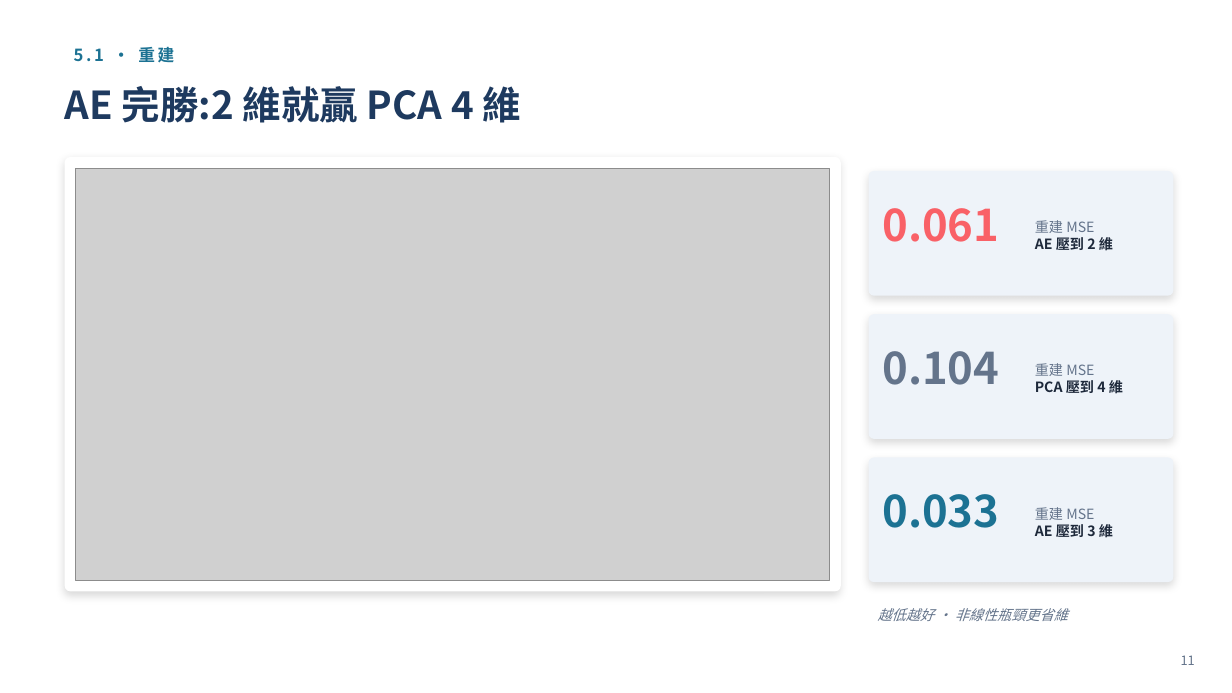
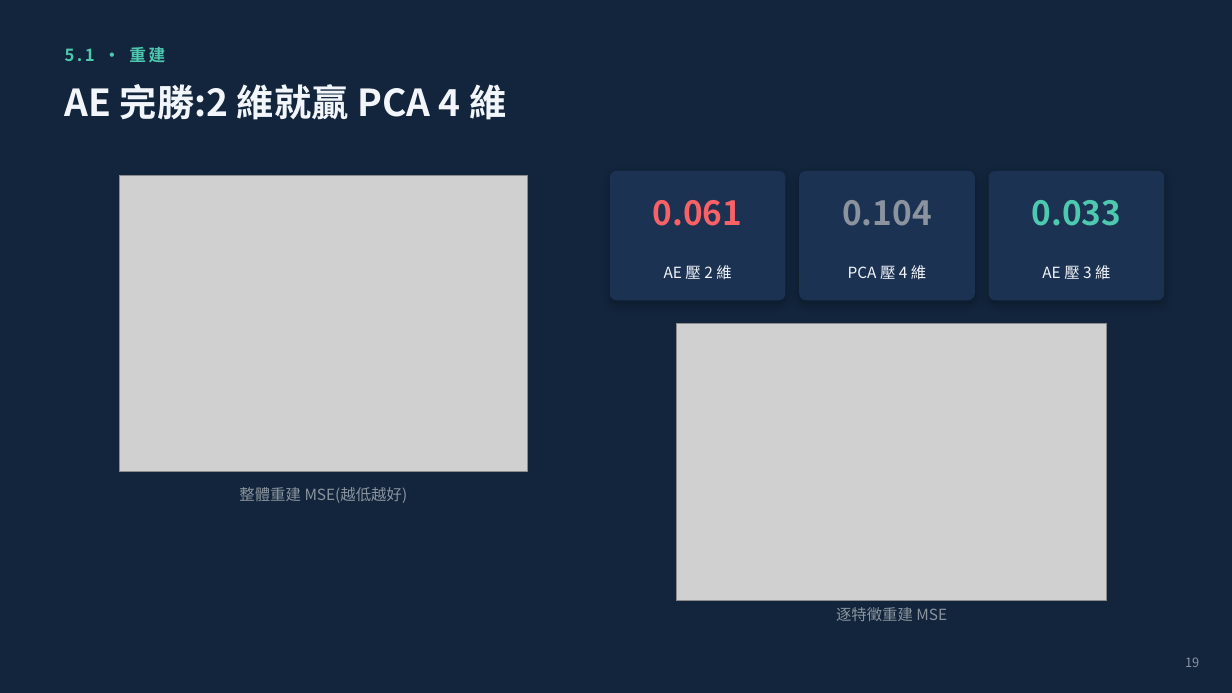
Before and after one commit to scott-lbx/ws-df26-w18, a slide deck: slide 23 of 07_Latent_Urban/潛空間教學簡報.pptx (slide 15 before the commit). Drawn at 1232x693 pixels with LibreOffice and Linux fonts; fonts in the diff are those of the drawing; grey boxes stand for pictures. Boxes give left, top, right and bottom in pixels: in the first picture for what was removed or moved away, otherwise in the second. Text is boxed around its words. In the diff, an @@ line names an element or a change of style, - is before the commit and + after.

```diff
--- a/07_Latent_Urban/潛空間教學簡報.pptx
+++ b/07_Latent_Urban/潛空間教學簡報.pptx
@@ background #FFFFFF to #12253C @@
@@ text "5.1 · 重建" at <box>65,47,165,62</box>: text colour #1C7293 to #4EC9B0 @@
@@ text "AE 完勝:2 維就贏 PCA 4 ..." at <box>65,84,506,120</box>: size 30 to 29 pt, text colour #1E3A5F to #F2F5FA @@
@@ rounded rectangle removed at <box>65,157,841,592</box> @@
@@ picture removed at <box>76,168,830,580</box> @@
@@ picture added at <box>119,176,528,471</box> @@
@@ rounded rectangle added at <box>610,171,786,300</box>, fill #1C3252 @@
@@ rounded rectangle added at <box>799,171,975,300</box>, fill #1C3252 @@
@@ rounded rectangle: place and size @@
-rounded rectangle at <box>869,171,1174,296</box>
+rounded rectangle at <box>989,171,1165,300</box>
@@ rounded rectangle at <box>989,171,1165,300</box>: fill #EEF3F9 to #1C3252; shadow changed; proportions changed @@
@@ text "0.061": place and size @@
-text "0.061" at <box>882,208,999,242</box>
+text "0.061" at <box>653,200,743,226</box>
@@ text "0.061" at <box>653,200,743,226</box>: size 34 to 26 pt; alignment left to centre @@
@@ text "0.104": place and size @@
-text "0.104" at <box>882,351,999,385</box>
+text "0.104" at <box>842,200,932,226</box>
@@ text "0.104" at <box>842,200,932,226</box>: size 34 to 26 pt, text colour #64748B to #8B949E; alignment left to centre @@
@@ text "0.033": place and size @@
-text "0.033" at <box>882,494,999,528</box>
+text "0.033" at <box>1032,200,1122,226</box>
@@ text "0.033" at <box>1032,200,1122,226</box>: size 34 to 26 pt, text colour #1C7293 to #4EC9B0; alignment left to centre @@
@@ text added at <box>664,263,731,283</box>, 12 pt, text #F2F5FA @@
+AE 壓 2 維
@@ text at <box>848,263,926,283</box>: text changed; size 11 to 12 pt; text colour #1E293B to #F2F5FA; bold off @@
-重建 MSE
-PCA 壓到 4 維
+PCA 壓 4 維
@@ text at <box>1042,263,1110,283</box>: text changed; size 11 to 12 pt; text colour #1E293B to #F2F5FA; bold off @@
-重建 MSE
-AE 壓到 2 維
+AE 壓 3 維
@@ picture added at <box>677,323,1107,601</box> @@
@@ rounded rectangle removed at <box>869,314,1174,439</box> @@
@@ rounded rectangle removed at <box>869,457,1174,582</box> @@
@@ text added at <box>239,487,408,503</box>, 12 pt, text #8B949E @@
+整體重建 MSE(越低越好)
@@ text removed at <box>1035,507,1113,540</box> @@
-重建 MSE
-AE 壓到 3 維
@@ text added at <box>836,607,947,621</box>, 12 pt, text #8B949E @@
+逐特徵重建 MSE
@@ text removed at <box>878,608,1068,621</box> @@
-越低越好 · 非線性瓶頸更省維
@@ text removed at <box>1181,655,1195,665</box> @@
-11
@@ text added at <box>1185,657,1199,667</box>, 10 pt, text #8B949E @@
+19
```
Also in this commit, not shown: 18 other slides changed, 12 slides added, 3 slides removed, 9 other files.
